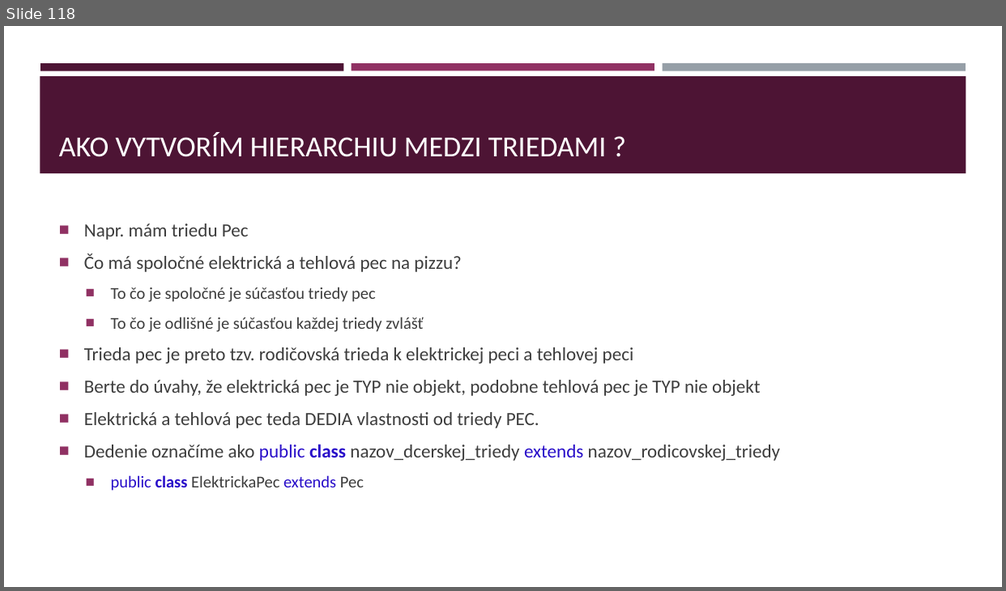
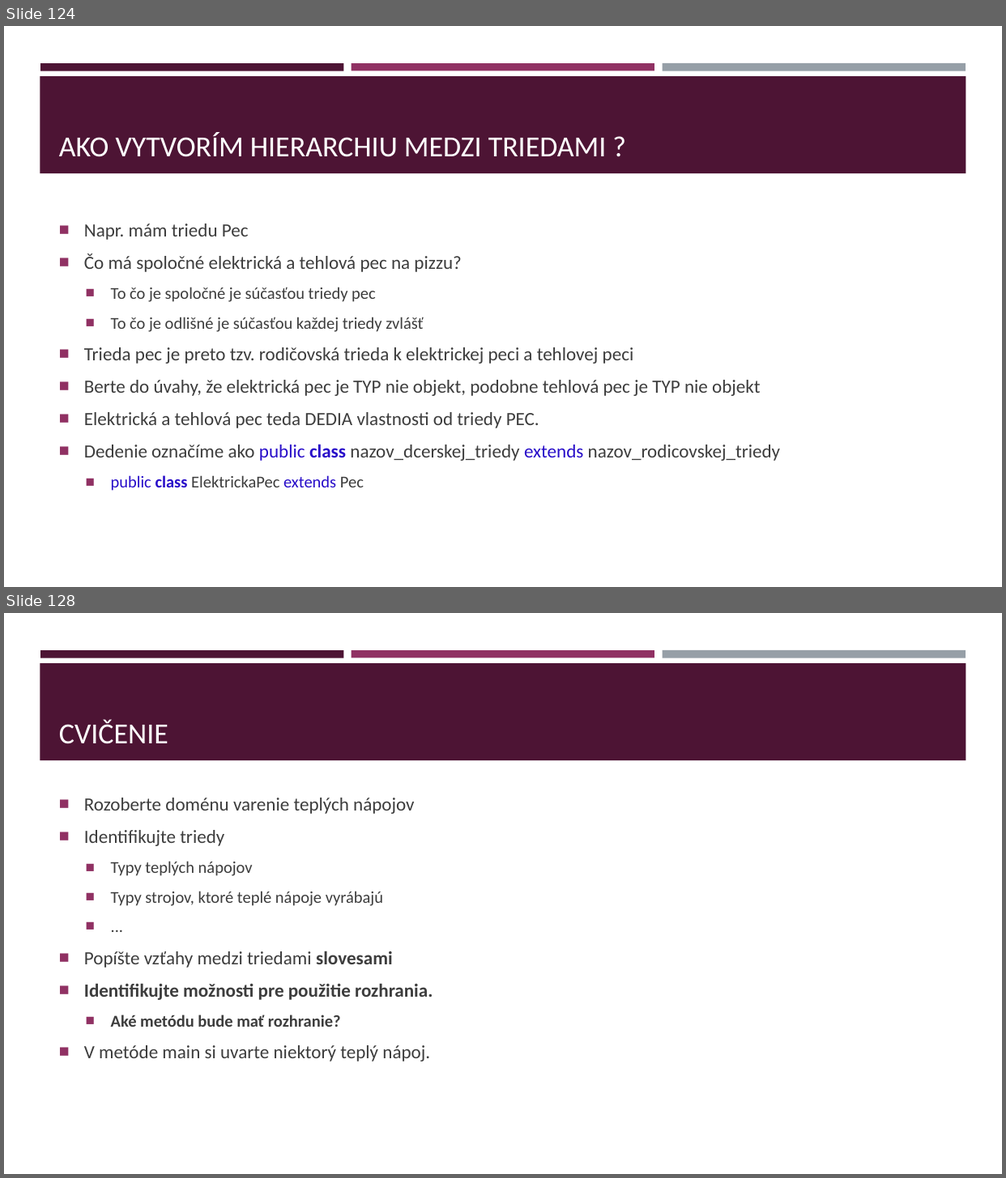
Before and after one commit to gasparv/java-class-basics, a slide deck: JavaZaklady-skolenie.pptx. Shown one above the other, each under a label of ours: slide 118 before the commit, slides 124 and 128 after it; the slides between them are not shown. The pictures are 1006x591 and 1006x1178 pixels, drawn with LibreOffice and Linux fonts; fonts in the diff are those of the drawing. Boxes give left, top, right and bottom in pixels: in the first picture for what was removed or moved away, otherwise in the second. Text is boxed around its words. In the diff, an @@ line names an element or a change of style, - is before the commit and + after.

```diff
--- a/JavaZaklady-skolenie.pptx
+++ b/JavaZaklady-skolenie.pptx
@@ slide 128 added at <box>4,613,1002,1174</box>, background #FFFFFF; not listed: 4 template elements that a slide beside it also shows @@
@@ title added at <box>59,719,168,744</box>, 28 pt, text #FFFFFF @@
+CVIČENIE
@@ text added at <box>84,798,432,1062</box>, 18 pt, text #3D3D3D @@
+■ Rozoberte doménu varenie teplých nápojov
+■ Identifikujte triedy
+  ■ Typy teplých nápojov
+  ■ Typy strojov, ktoré teplé nápoje vyrábajú
+  ■ ...
+■ Popíšte vzťahy medzi triedami slovesami
+■ Identifikujte možnosti pre použitie rozhrania.
+  ■ Aké metódu bude mať rozhranie?
+■ V metóde main si uvarte niektorý teplý nápoj.
@@ what was slide 118 is now slide 124 @@
```
Also in this commit, not shown: 2 slides changed, 9 other slides added.
